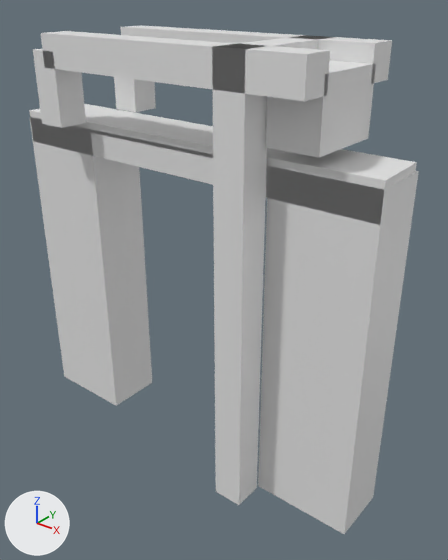
A saved change to the glTF model models/zuid-scharwoude/zuid-scharwoude-brug-ea1a9ecb/zuid-scharwoude-brug-ea1a9ecb.glb.
One viewpoint serves both versions: a 50 mm lens placed at (11.49, -12.99, 4.14), pointed at (0.85, 0.31, -4.11). Lighting does not change. The marker at lower left points along +X, +Y and +Z. The older version comes first.

Script lines for the objects in view, before the commit:
```python
ob_building_balans = bpy.data.objects.new('building:balans', me_balans)
ob_building_balans.location = (0.0, 0.0, 0.0)
ob_building_balans_2 = bpy.data.objects.new('building:balans 2', me_balans_2)
ob_building_balans_2.location = (0.0, 0.0, 0.0)
ob_building_contragewicht = bpy.data.objects.new('building:contragewicht', me_contragewicht)
ob_building_contragewicht.location = (0.0, 0.0, 0.0)
ob_building_hamei = bpy.data.objects.new('building:hamei', me_hamei)
ob_building_hamei.location = (0.0, 0.0, 0.0)
ob_building_hamei_2 = bpy.data.objects.new('building:hamei 2', me_hamei_2)
ob_building_hamei_2.location = (0.0, 0.0, 0.0)
ob_building_hangstang = bpy.data.objects.new('building:hangstang', me_hangstang)
ob_building_hangstang.location = (0.0, 0.0, 0.0)
ob_building_hangstang_2 = bpy.data.objects.new('building:hangstang 2', me_hangstang_2)
ob_building_hangstang_2.location = (0.0, 0.0, 0.0)
ob_building_portaal = bpy.data.objects.new('building:portaal', me_portaal)
ob_building_portaal.location = (0.0, 0.0, 0.0)
ob_road_fietspad = bpy.data.objects.new('road:fietspad', me_fietspad)
ob_road_fietspad.location = (0.0, 0.0, 0.0)
# also in view: 'road:landhoofd (aangenomen) 2' at (4.71, -0.05, -4.94); 'road:landhoofd (aangenomen)' at (-4.71, 0.0, -4.94); 'road:dek' at (0.0, 0.0, -0.28)
```
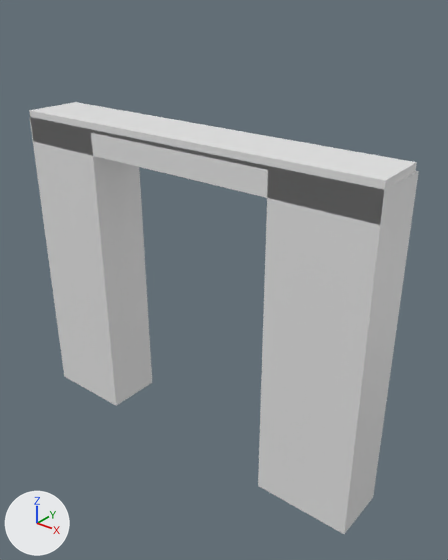
The change, as a diff of the scene's bpy script:
```diff
--- a/models/zuid-scharwoude/zuid-scharwoude-brug-ea1a9ecb/zuid-scharwoude-brug-ea1a9ecb.glb.py
+++ b/models/zuid-scharwoude/zuid-scharwoude-brug-ea1a9ecb/zuid-scharwoude-brug-ea1a9ecb.glb.py
@@ ob_building_hamei @@
-ob_building_hamei = bpy.data.objects.new('building:hamei', me_hamei)
-ob_building_hamei.location = (0.0, 0.0, 0.0)
@@ ob_building_hamei_2 @@
-ob_building_hamei_2 = bpy.data.objects.new('building:hamei 2', me_hamei_2)
-ob_building_hamei_2.location = (0.0, 0.0, 0.0)
@@ ob_building_portaal @@
-ob_building_portaal = bpy.data.objects.new('building:portaal', me_portaal)
-ob_building_portaal.location = (0.0, 0.0, 0.0)
@@ ob_building_balans @@
-ob_building_balans = bpy.data.objects.new('building:balans', me_balans)
-ob_building_balans.location = (0.0, 0.0, 0.0)
@@ ob_building_hangstang @@
-ob_building_hangstang = bpy.data.objects.new('building:hangstang', me_hangstang)
-ob_building_hangstang.location = (0.0, 0.0, 0.0)
@@ ob_building_balans_2 @@
-ob_building_balans_2 = bpy.data.objects.new('building:balans 2', me_balans_2)
-ob_building_balans_2.location = (0.0, 0.0, 0.0)
@@ ob_building_hangstang_2 @@
-ob_building_hangstang_2 = bpy.data.objects.new('building:hangstang 2', me_hangstang_2)
-ob_building_hangstang_2.location = (0.0, 0.0, 0.0)
@@ ob_building_contragewicht @@
-ob_building_contragewicht = bpy.data.objects.new('building:contragewicht', me_contragewicht)
-ob_building_contragewicht.location = (0.0, 0.0, 0.0)
```

What differs and where, as boxes (x1, y1, x2, y2) in the pictures (448 x 560 px):
'building:hamei 2', deleted
    before: (212, 44, 267, 505)
'building:balans 2', deleted
    before: (41, 31, 330, 101)
'building:contragewicht', deleted
    before: (266, 60, 376, 157)
'building:balans', deleted
    before: (120, 25, 392, 84)
'building:hangstang 2', deleted
    before: (33, 49, 86, 128)
'building:hangstang', deleted
    before: (114, 77, 156, 112)
'building:portaal', deleted
    before: (230, 36, 325, 49)
'building:hamei', deleted
    before: (288, 35, 333, 39)
